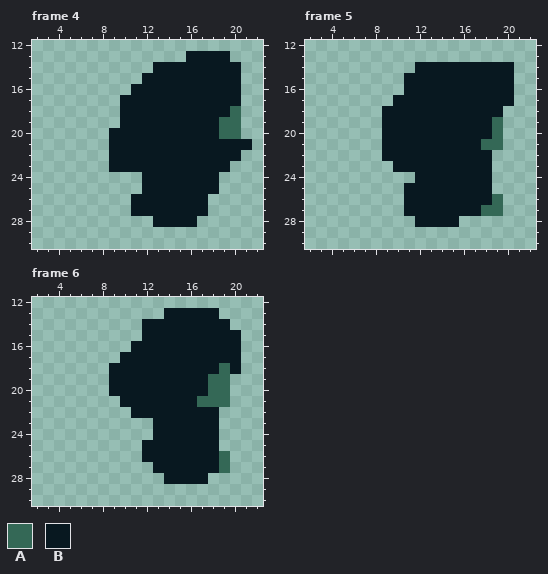
Pixel-art file: files/fullBody/player/playerDash.aseprite. That is the earlier state.
32x32 pixels, 6 frames. Shown: frame 4: x 2..22, y 12..30; frame 5: x 2..22, y 12..30; frame 6: x 2..22, y 12..30. The commit also changed other frames, which this record leaves out.
Palette (. is transparent): A #346856  B #081820
Pixels before, frame 4, first column x 9:
13 .......BBBB..
14 ....BBBBBBBB.
15 ...BBBBBBBBB.
16 ..BBBBBBBBBB.
17 .BBBBBBBBBBB.
18 .BBBBBBBBBBA.
19 .BBBBBBBBBAA.
20 BBBBBBBBBBAA.
21 BBBBBBBBBBBBB
22 BBBBBBBBBBBB.
23 BBBBBBBBBBB..
24 ...BBBBBBB...
25 ...BBBBBBB...
26 ..BBBBBBB....
27 ..BBBBBBB....
28 ....BBBB.....
Pixels before, frame 5, first column x 9:
14 ...BBBBBBBBB
15 ..BBBBBBBBBB
16 ..BBBBBBBBBB
17 .BBBBBBBBBBB
18 BBBBBBBBBBB.
19 BBBBBBBBBBA.
20 BBBBBBBBBBA.
21 BBBBBBBBBAA.
22 BBBBBBBBBB..
23 .BBBBBBBBB..
24 ...BBBBBBB..
25 ..BBBBBBBB..
26 ..BBBBBBBBA.
27 ..BBBBBBBAA.
28 ...BBBB.....
Pixels before, frame 6, first column x 9:
13 .....BBBBB..
14 ...BBBBBBBB.
15 ...BBBBBBBBB
16 ..BBBBBBBBBB
17 .BBBBBBBBBBB
18 BBBBBBBBBBAB
19 BBBBBBBBBAA.
20 BBBBBBBBBAA.
21 .BBBBBBBAAA.
22 ..BBBBBBBB..
23 ....BBBBBB..
24 ....BBBBBB..
25 ...BBBBBBB..
26 ...BBBBBBBA.
27 ....BBBBBBA.
28 .....BBBB...
New version:
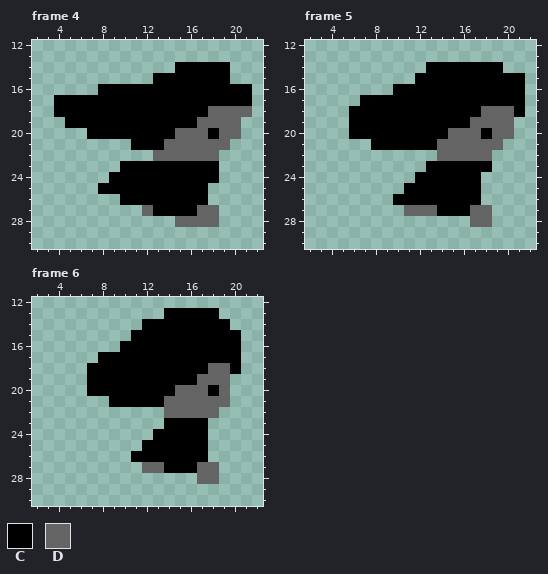
Colours new in this view: C #000000  D #646464
Changes in this commit:
layer "Side" now shown
layer "DiagonalUp" now hidden
Changed rows in their new state; - is an unchanged pixel.
Frame 4:
first column x 4:
13 ------------....--
14 ---------..CCCCC.-
15 --------.CCCCCCC.-
16 ----CCCCCCCCCCCCCC
17 CCCCCCCCCCCCCCCCCC
18 CCCCCCCCCCCCCCDDDD
19 -CCCCCCCCCCCCDDDD-
20 ---CCCCCCCCDDDCDD-
21 -----..CCCDDDDDD..
22 -----....DDDDDD..-
23 -----.CCCCCCCCC.--
24 -----CCCCCCCCCC---
25 ----CCCCCCCCCC.---
26 ------CCCCCCCC----
27 -------.DCCCCDD---
28 ---------..DDDD---
Frame 5:
first column x 6:
14 ------.CCCCCCC.-
15 -----.CCCCCCCCCC
16 ----CCCCCCCCCCCC
17 -CCCCCCCCCCCCCCC
18 CCCCCCCCCCCCDDDC
19 CCCCCCCCCCCDDDD-
20 CCCCCCCCCDDDCDD-
21 --CCCCCCDDDDDD--
22 ---.....DDDDD---
23 ----...CCCCCC---
24 ------CCCCCC.---
25 -----CCCCCCC.---
26 ----CCCCCCCC..--
27 -----DDDCCCDD.--
28 ------....-DD---
Frame 6:
first column x 7:
13 -------CCCCC--
14 -----CCCCCCCC-
15 ----CCCCCCCCCC
16 ---CCCCCCCCCCC
17 -CCCCCCCCCCCCC
18 CCCCCCCCCCCDDC
19 CCCCCCCCCCDDD-
20 CCCCCCCCDDDCD-
21 --CCCCCDDDDDD-
22 ----...DDDDD--
23 ------.CCCC.--
24 ------CCCCC.--
25 -----CCCCCC.--
26 ----CCCCCCC..-
27 -----DDCCCDD.-
28 -------...DD--
Boxes around the changes in both pictures, in picture pixels (x1, y1, x2, y2):
changed: (54, 51, 252, 227)
changed: (349, 62, 525, 227)
changed: (87, 308, 241, 484)
